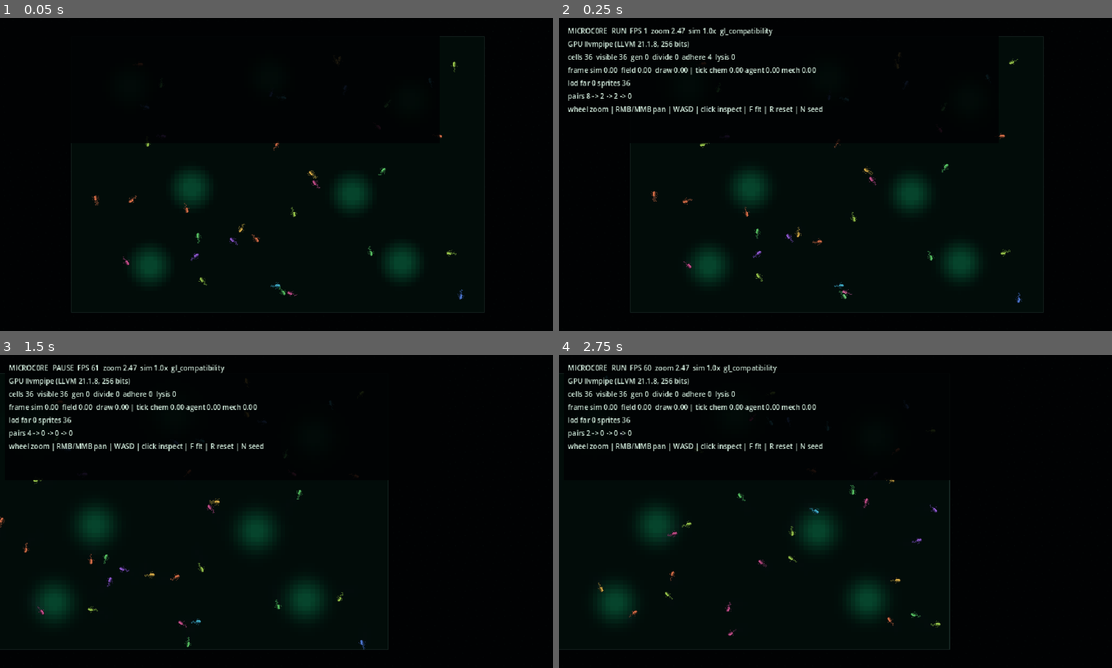
Above: before the commit, frames 1-4 (two rows, left to right).
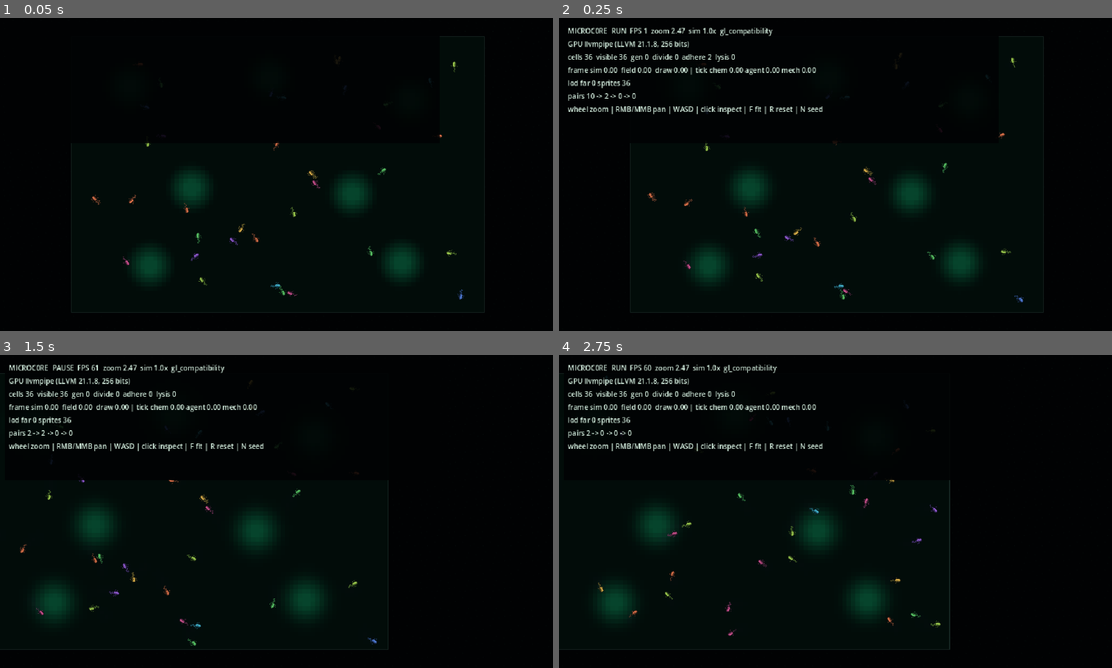
Above: after the commit, the same moments.

Repository: Rzbck/MicroC0re
Game: Godot game, scene res://src/app/main.tscn
Same seed, same stepped clock (60 frames per second), same inputs: the game is played once before the commit and once after it.
Inputs (mouse positions are in pixels of both pictures, inside the frame that each line leads up to):
- Up to frame 1 (0.05 s): no input
- Up to frame 2 (0.25 s): no input
- Up to frame 3 (1.5 s): tap Enter at 0.5 s; move the mouse to (398, 495) at 0.52 s; hold D 0.53-1.25 s; tap F at 0.6 s; click (398, 495) at 0.67 s; tap Space at 0.77 s; drag from (165, 527) to (248, 574) at 1.27 s
- Up to frame 4 (2.75 s): tap Space at 2 s; move the mouse to (890, 442) at 2.02 s; hold D from 2.03 s (still down); tap N at 2.1 s

The runs differ from the first frame. In frame 1, less than 0.1% of the frame differs, in the area x 16-83%, y 37-89%; in frame 2, 0.6%; in frame 3, 0.7%, in the area x 0-69%, y 7-95%; in frame 4, nothing differs.

Commit message:
sim: add staged amoeboid hunting and engulfment

Diff:
--- a/src/simulation/petri_simulation.gd
+++ b/src/simulation/petri_simulation.gd
@@ -186,6 +186,13 @@
 	for cell in bacteria:
 		cell.adhesion_timer = maxf(0.0, float(cell.adhesion_timer) - dt)
 
+		if bool(cell.consumed):
+			continue
+
+		if int(cell.engulfed_by_id) >= 0:
+			next_population.append(cell)
+			continue
+
 		if bool(cell.dying):
 			_advance_lysis(cell, dt)
 			if float(cell.lysis_progress) >= 1.0:
@@ -238,7 +245,157 @@
 		_mechanics_accumulator -= MECHANICS_DT
 	mechanics_ms_last = float(Time.get_ticks_usec() - mechanics_start) / 1000.0
 
+	_advance_protozoa(dt)
+
 	simulation_time += dt
+
+
+func _advance_protozoa(dt: float) -> void:
+	for proto in protozoa:
+		proto.age = float(proto.age) + dt
+		proto.cooldown = maxf(0.0, float(proto.cooldown) - dt)
+		proto.deform_phase = wrapf(
+			float(proto.deform_phase) + dt * (2.8 + 0.15 * float(proto.energy)),
+			0.0,
+			TAU
+		)
+
+		if int(proto.feeding_target_id) >= 0:
+			_advance_protozoan_engulf(proto, dt)
+			continue
+
+		var prey: Variant = _find_protozoan_prey(proto)
+		var desired_angle: float = float(proto.angle)
+
+		if prey != null:
+			var to_prey: Vector2 = Vector2(prey.position) - Vector2(proto.position)
+			if to_prey.length_squared() > 0.000001:
+				desired_angle = to_prey.angle()
+
+			if (
+				float(proto.cooldown) <= 0.0
+				and to_prey.length() <= protozoan_engulf_distance
+			):
+				proto.begin_engulf(int(prey.id))
+				prey.engulfed_by_id = int(proto.id)
+				prey.engulf_progress = 0.0
+				continue
+		else:
+			desired_angle += sin(
+				simulation_time * 0.73 + float(proto.deform_phase)
+			) * 0.45
+
+		proto.angle = lerp_angle(
+			float(proto.angle),
+			desired_angle,
+			clampf(dt * 2.4, 0.0, 1.0)
+		)
+
+		var pulse: float = 0.82 + 0.18 * sin(float(proto.deform_phase) * 1.7)
+		var speed: float = protozoan_speed * pulse
+		proto.position = (
+			Vector2(proto.position)
+			+ Vector2.RIGHT.rotated(float(proto.angle)) * speed * dt
+		)
+		proto.energy = maxf(
+			0.5,
+			float(proto.energy) - protozoan_maintenance * dt
+		)
+		proto.deform_amount = lerpf(
+			float(proto.deform_amount),
+			0.20 + 0.12 * absf(sin(float(proto.deform_phase))),
+			clampf(dt * 5.0, 0.0, 1.0)
+		)
+		_constrain_protozoan(proto)
+
+
+func _find_protozoan_prey(proto: Variant) -> Variant:
+	var best: Variant = null
+	var best_distance_sq: float = protozoan_perception * protozoan_perception
+	var origin: Vector2 = Vector2(proto.position)
+
+	for cell in bacteria:
+		if (
+			bool(cell.dying)
+			or bool(cell.consumed)
+			or int(cell.engulfed_by_id) >= 0
+		):
+			continue
+
+		var distance_sq: float = origin.distance_squared_to(Vector2(cell.position))
+		if distance_sq < best_distance_sq:
+			best_distance_sq = distance_sq
+			best = cell
+
+	return best
+
+
+func _advance_protozoan_engulf(proto: Variant, dt: float) -> void:
+	var prey: Variant = find_cell_by_id(int(proto.feeding_target_id))
+	if prey == null or bool(prey.consumed):
+		proto.finish_engulf()
+		return
+
+	if bool(prey.dying):
+		prey.engulfed_by_id = -1
+		prey.engulf_progress = 0.0
+		proto.finish_engulf()
+		return
+
+	var progress: float = minf(
+		1.0,
+		float(proto.feeding_progress) + dt / maxf(0.001, protozoan_engulf_duration)
+	)
+	proto.feeding_progress = progress
+	proto.deform_amount = 0.35 + sin(progress * PI) * 0.55
+
+	var prey_position: Vector2 = Vector2(prey.position)
+	var proto_position: Vector2 = Vector2(proto.position)
+	var pull_alpha: float = clampf(dt * (2.0 + progress * 5.0), 0.0, 1.0)
+	prey.position = prey_position.lerp(proto_position, pull_alpha)
+	prey.engulf_progress = progress
+	prey.angle = lerp_angle(
+		float(prey.angle),
+		float(proto.angle) + PI * 0.5,
+		clampf(dt * 4.0, 0.0, 1.0)
+	)
+
+	# The predator deforms around the prey instead of collision->delete.
+	var wobble: float = sin(float(proto.deform_phase) * 2.3) * 0.22
+	proto.angle = wrapf(float(proto.angle) + wobble * dt, -PI, PI)
+
+	if progress >= 1.0:
+		prey.consumed = true
+		prey.alive = false
+		prey.engulfed_by_id = -1
+		proto.energy = minf(
+			18.0,
+			float(proto.energy) + 2.5 + float(prey.length) * 0.35
+		)
+		proto.finish_engulf()
+
+
+func _constrain_protozoan(proto: Variant) -> void:
+	var margin: float = float(proto.radius) + 1.0
+	var position: Vector2 = Vector2(proto.position)
+	var angle: float = float(proto.angle)
+
+	if position.x < margin:
+		position.x = margin
+		angle = PI - angle
+	elif position.x > world_size.x - margin:
+		position.x = world_size.x - margin
+		angle = PI - angle
+
+	if position.y < margin:
+		position.y = margin
+		angle = -angle
+	elif position.y > world_size.y - margin:
+		position.y = world_size.y - margin
+		angle = -angle
+
+	proto.position = position
+	proto.angle = wrapf(angle, -PI, PI)
 
 
 func _advance_cell(cell: Variant, dt: float) -> void:
